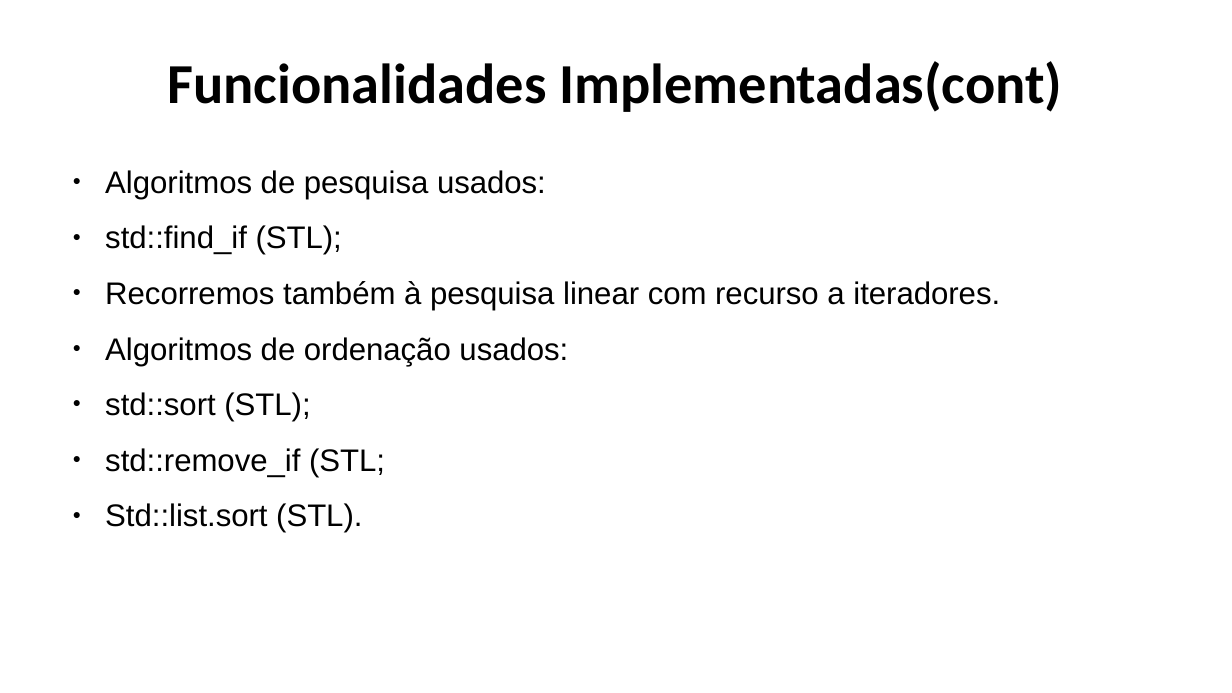
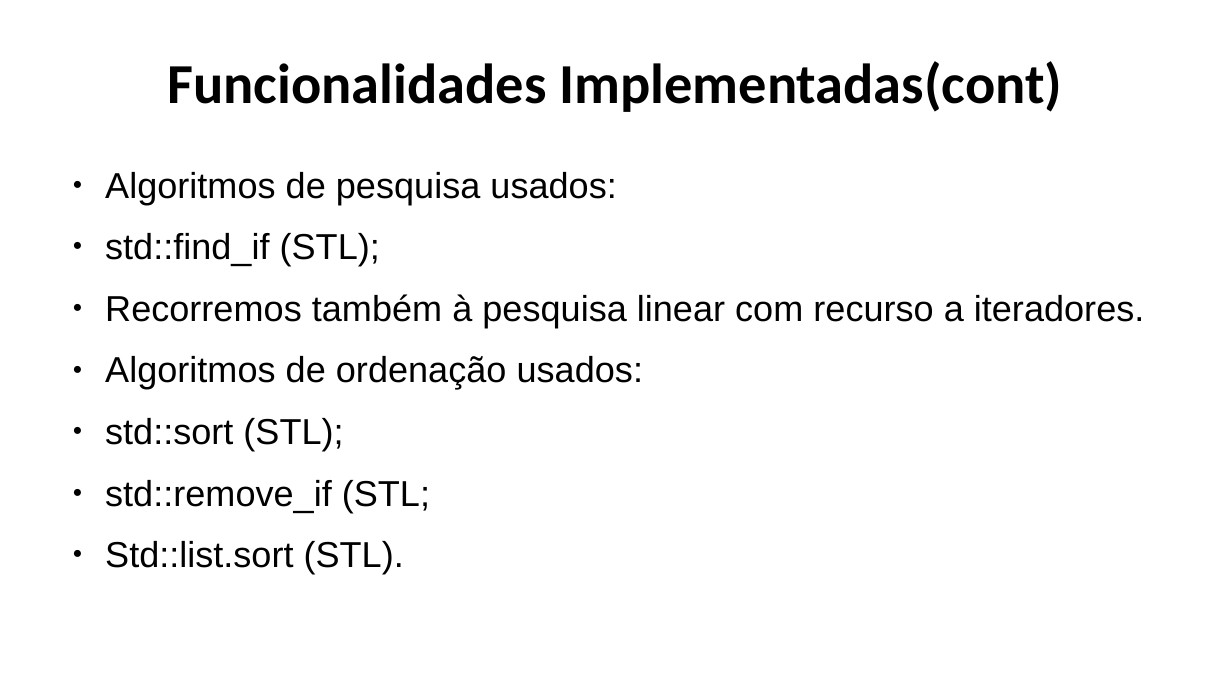
Before and after one commit to Naapperas/feup-aed-proj1, a slide deck: slide 7 of Apresentação.pptx. Drawn at 1232x693 pixels with LibreOffice and Linux fonts; fonts in the diff are those of the drawing. Boxes give left, top, right and bottom in pixels: in the first picture for what was removed or moved away, otherwise in the second. Text is boxed around its words. In the diff, an @@ line names an element or a change of style, - is before the commit and + after.

```diff
--- a/Apresentação.pptx
+++ b/Apresentação.pptx
@@ text "Algoritmos de pesquisa usados:" at box(105, 172, 1144, 574): size 24.3 to 28.2 pt @@
```
Also in this commit, not shown: 5 other slides changed, 1 slide removed, 1 other file.
